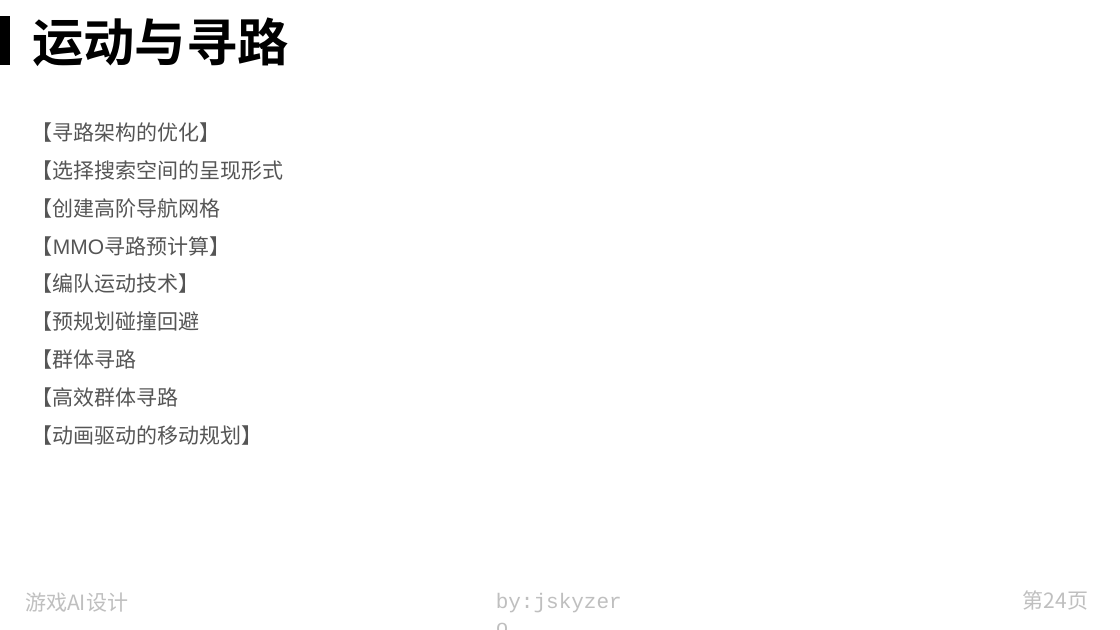
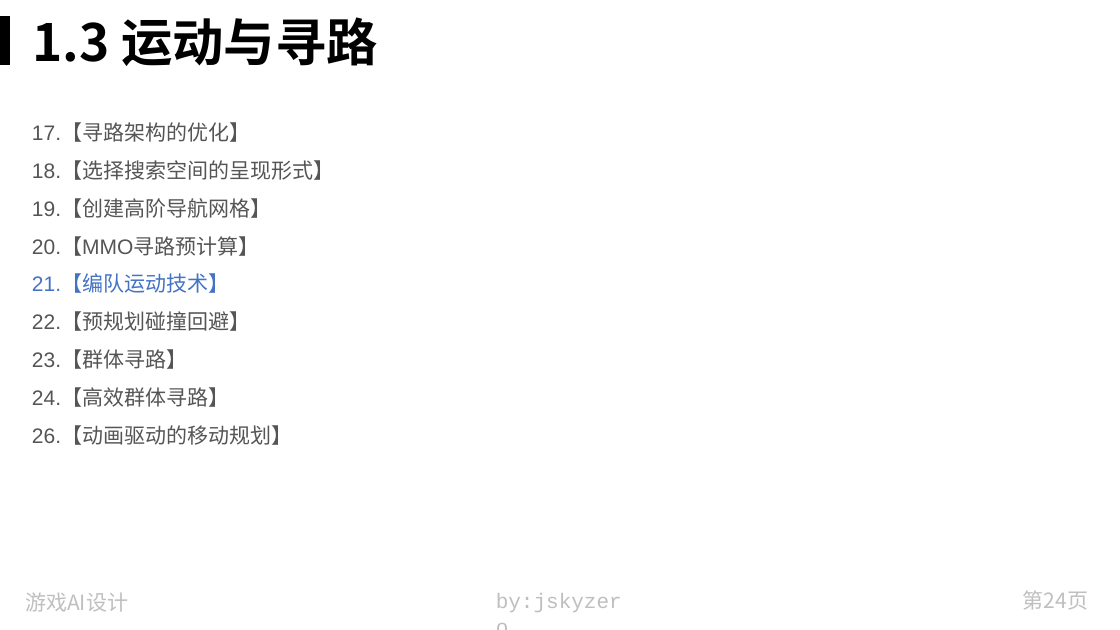
Before and after one commit to jskyzero/design.jskyzero.com, a slide deck: slide 24 of assets/img/skill/GameAIPro/Game AI Pro.pptx. Drawn at 1120x630 pixels with LibreOffice and Linux fonts; fonts in the diff are those of the drawing. Boxes give left, top, right and bottom in pixels: in the first picture for what was removed or moved away, otherwise in the second. Text is boxed around its words. In the diff, an @@ line names an element or a change of style, - is before the commit and + after.

```diff
--- a/assets/img/skill/GameAIPro/Game AI Pro.pptx
+++ b/assets/img/skill/GameAIPro/Game AI Pro.pptx
@@ title at <box>32,17,378,66</box>: text changed @@
-运动与寻路
+1.3 运动与寻路
@@ text at <box>32,124,334,445</box>: text changed @@
-【寻路架构的优化】
-【选择搜索空间的呈现形式
-【创建高阶导航网格
-【MMO寻路预计算】
-【编队运动技术】
-【预规划碰撞回避
-【群体寻路
-【高效群体寻路
-【动画驱动的移动规划】
+17.【寻路架构的优化】
+18.【选择搜索空间的呈现形式】
+19.【创建高阶导航网格】
+20.【MMO寻路预计算】
+21.【编队运动技术】
+22.【预规划碰撞回避】
+23.【群体寻路】
+24.【高效群体寻路】
+26.【动画驱动的移动规划】
```
Also in this commit, not shown: 6 other slides changed, 14 slides added, 1 slide removed, 32 other files.
